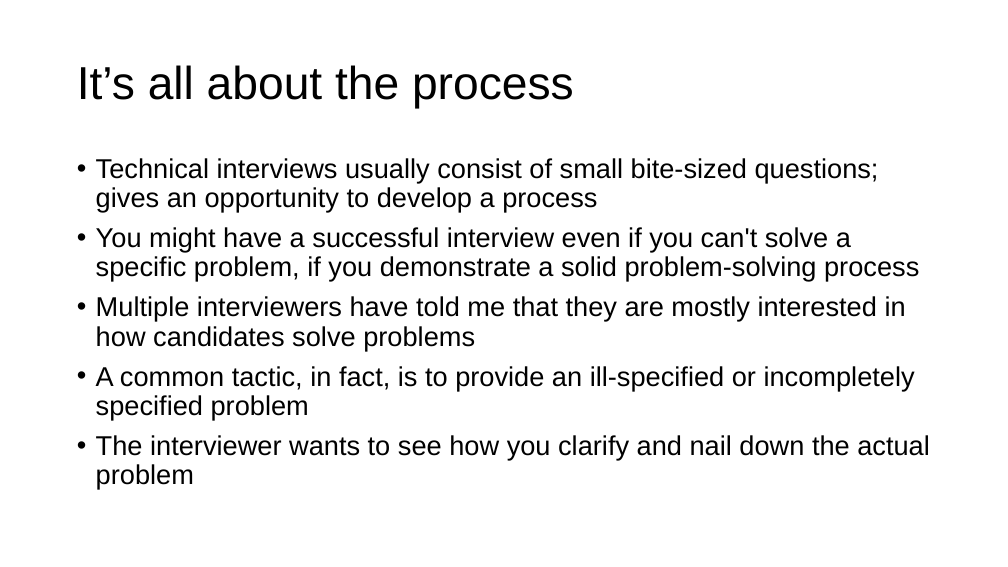
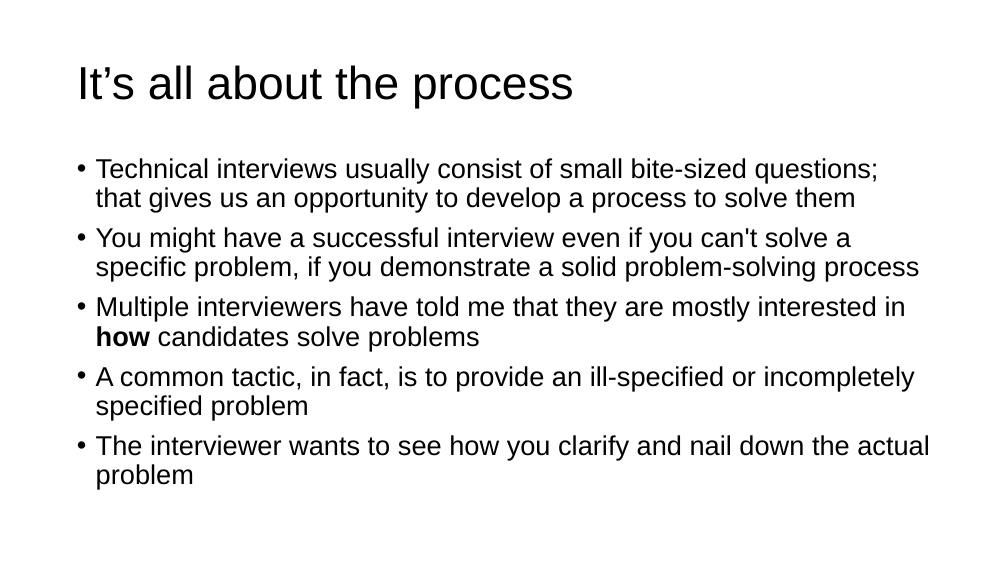
Before and after one commit to parrt/msds689, a slide deck: slide 2 of notes/problem-solving.pptx. Drawn at 1008x567 pixels with LibreOffice and Linux fonts; fonts in the diff are those of the drawing; background and template pictures are left out. Boxes give left, top, right and bottom in pixels: in the first picture for what was removed or moved away, otherwise in the second. Text is boxed around its words. In the diff, an @@ line names an element or a change of style, - is before the commit and + after.

```diff
--- a/notes/problem-solving.pptx
+++ b/notes/problem-solving.pptx
@@ text at (96,158,879,212): text changed @@
-• Technical interviews usually consist of small bite-sized questions; gives an opportunity to develop a process
+• Technical interviews usually consist of small bite-sized questions; that gives us an opportunity to develop a process to solve them
@@ text at (96,296,906,351): bold on in "how" @@
```
Also in this commit, not shown: 5 other slides changed, 7 other files.
